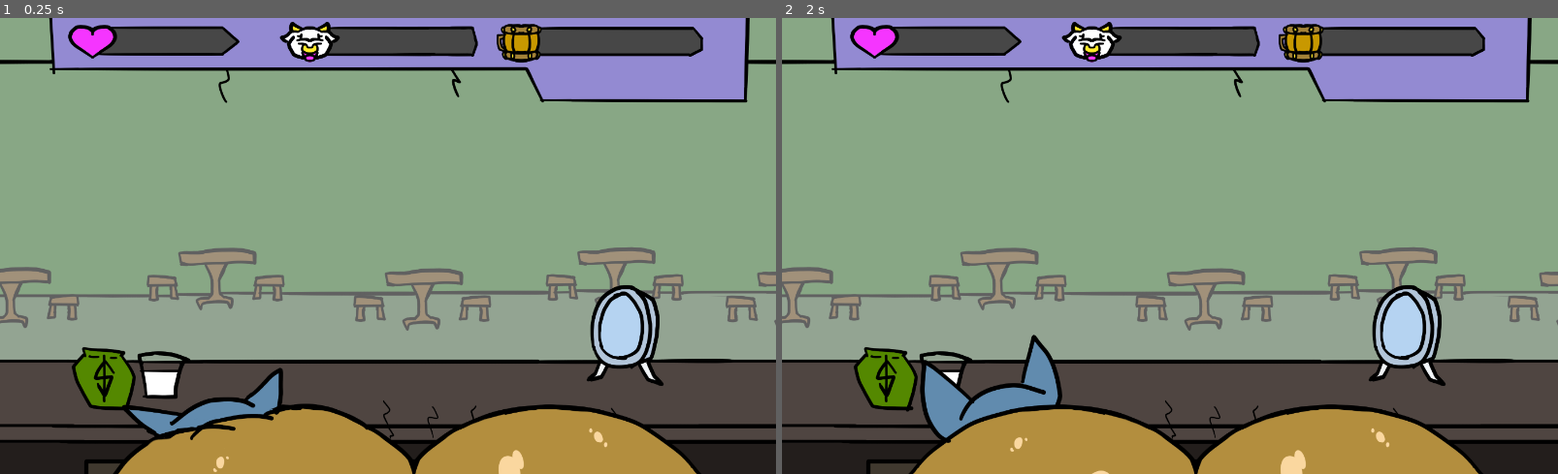
Above: before the commit, frames 1-2 (left to right).
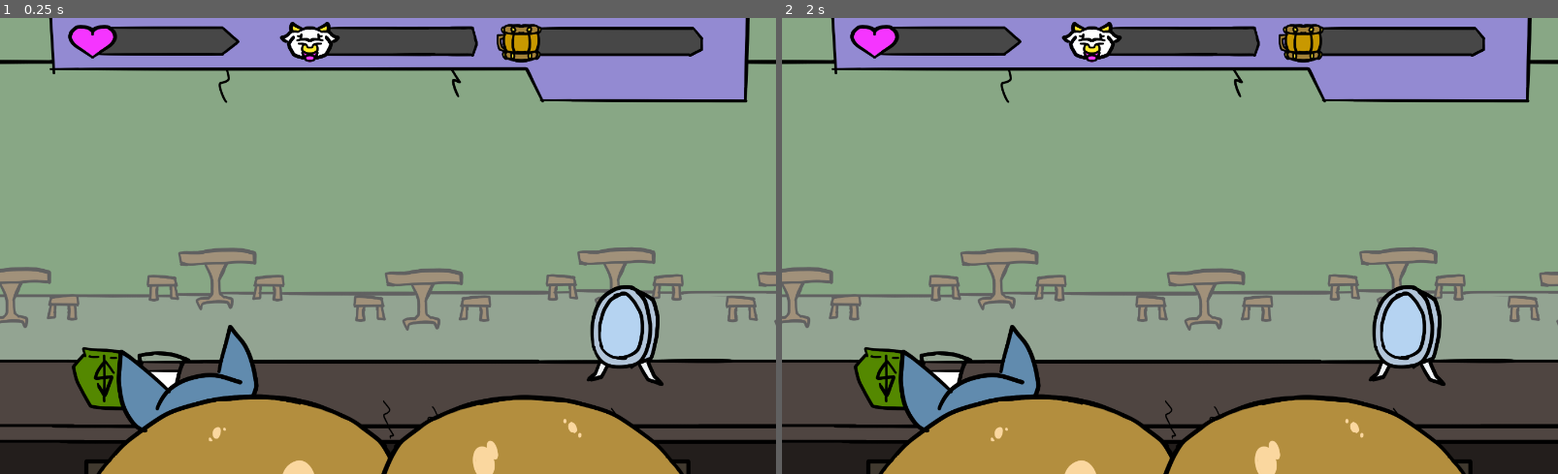
Above: after the commit, the same moments.

Repository: Yellowscar/MilkFloodV1
Game: Godot game, scene res://MainScene.tscn
Two runs of this game, one before a commit and one after it. Both use one fixed random seed, a clock stepped at 60 frames per second and the inputs below.
Inputs:
- Up to frame 1 (0.25 s): no input
- Up to frame 2 (2 s): no input

The runs differ from the first frame. In frame 1, 5.2% of the frame differs, in the area x 12-91%, y 67-100%; in frame 2, 5.1%.

Commit message:
Added seperate tits
Added assets for seperate tits. Not sure whether we should use the combined or separated sprites, might need to keep both and alternate between the two based on the situation.

Diff:
--- a/milk-flood-v-1/ProtoScene.tscn
+++ b/milk-flood-v-1/ProtoScene.tscn
@@ -23,8 +23,12 @@
 [ext_resource type="Script" uid="uid://car3xj2xfcjuu" path="res://Scripts/boob_manager.gd" id="21_8q7j2"]
 [ext_resource type="Texture2D" uid="uid://caol8q7inaejy" path="res://Yellow Resources/Player and UI Sprites/C) Tig Bitties.png" id="21_52856"]
 [ext_resource type="Texture2D" uid="uid://c4fk1d5w3ckq0" path="res://Yellow Resources/Customer Sprites/SuperThirsty/StraightFromTapCombined0001.png" id="22_kk5bw"]
+[ext_resource type="Texture2D" uid="uid://dnu7bc4n5obqr" path="res://Yellow Resources/Customer Sprites/SuperThirsty/StraightFromTap LeftTit0001.png" id="22_yik1h"]
 [ext_resource type="Texture2D" uid="uid://dhxgcxv2ply56" path="res://Yellow Resources/Customer Sprites/SuperThirsty/StraightFromTapCombined0002.png" id="23_8q7j2"]
+[ext_resource type="Texture2D" uid="uid://dvc53dah1akvj" path="res://Yellow Resources/Customer Sprites/SuperThirsty/StraightFromTap LeftTit0002.png" id="23_ikhdh"]
+[ext_resource type="Texture2D" uid="uid://bxvbr208r6b82" path="res://Yellow Resources/Milk Flood Left Tit V2.png" id="24_278yp"]
 [ext_resource type="Texture2D" uid="uid://55fps1txntqy" path="res://Yellow Resources/Customer Sprites/SuperThirsty/StraightFromTapCombined0004.png" id="24_tf888"]
+[ext_resource type="Texture2D" uid="uid://t612e5xdr41a" path="res://Yellow Resources/Player and UI Sprites/Milk Flood Right Tit.png" id="27_3oxj7"]
 
 [sub_resource type="SpriteFrames" id="SpriteFrames_52856"]
 animations = [{
@@ -76,36 +80,69 @@
 "speed": 5.0
 }]
 
+[sub_resource type="SpriteFrames" id="SpriteFrames_yik1h"]
+animations = [{
+"frames": [{
+"duration": 1.0,
+"texture": ExtResource("22_yik1h")
+}, {
+"duration": 1.0,
+"texture": ExtResource("23_ikhdh")
+}],
+"loop": true,
+"name": &"StraightFromTap1",
+"speed": 5.0
+}, {
+"frames": [{
+"duration": 1.0,
+"texture": ExtResource("24_278yp")
+}],
+"loop": true,
+"name": &"default",
+"speed": 5.0
+}]
+
+[sub_resource type="SpriteFrames" id="SpriteFrames_ikhdh"]
+animations = [{
+"frames": [{
+"duration": 1.0,
+"texture": ExtResource("27_3oxj7")
+}],
+"loop": true,
+"name": &"default",
+"speed": 5.0
+}]
+
 [sub_resource type="SpriteFrames" id="SpriteFrames_kk5bw"]
 animations = [{
 "frames": [{
 "duration": 1.0,
+"texture": ExtResource("22_kk5bw")
+}, {
+"duration": 1.0,
+"texture": ExtResource("23_8q7j2")
+}],
+"loop": true,
+"name": &"StraightFromTap1",
+"speed": 5.0
+}, {
+"frames": [{
+"duration": 1.0,
+"texture": ExtResource("22_kk5bw")
+}, {
+"duration": 1.0,
+"texture": ExtResource("24_tf888")
+}],
+"loop": true,
+"name": &"StraightFromTap2",
+"speed": 5.0
+}, {
+"frames": [{
+"duration": 1.0,
 "texture": ExtResource("21_52856")
 }],
 "loop": true,
-"name": &"Idle",
-"speed": 5.0
-}, {
-"frames": [{
-"duration": 1.0,
-"texture": ExtResource("22_kk5bw")
-}, {
-"duration": 1.0,
-"texture": ExtResource("23_8q7j2")
-}],
-"loop": true,
-"name": &"StraightFromTap1",
-"speed": 5.0
-}, {
-"frames": [{
-"duration": 1.0,
-"texture": ExtResource("22_kk5bw")
-}, {
-"duration": 1.0,
-"texture": ExtResource("24_tf888")
-}],
-"loop": true,
-"name": &"StraightFromTap2",
+"name": &"default",
 "speed": 5.0
 }]
 
@@ -135,6 +172,7 @@
 texture_under = ExtResource("2_tvyl3")
 texture_over = ExtResource("1_ppodn")
 texture_progress = ExtResource("7_i2ayp")
+metadata/_edit_use_anchors_ = true
 
 [node name="RootBeerBar" type="TextureProgressBar" parent="CanvasLayer/BarManager"]
 unique_name_in_owner = true
@@ -145,6 +183,7 @@
 rounded = true
 texture_over = ExtResource("1_ppodn")
 texture_progress = ExtResource("6_wh3a7")
+metadata/_edit_use_anchors_ = true
 
 [node name="BeerBar" type="TextureProgressBar" parent="CanvasLayer/BarManager"]
 unique_name_in_owner = true
@@ -155,6 +194,7 @@
 rounded = true
 texture_over = ExtResource("1_ppodn")
 texture_progress = ExtResource("5_tvyl3")
+metadata/_edit_use_anchors_ = true
 
 [node name="DrinkMilkBar" type="TextureProgressBar" parent="CanvasLayer/BarManager"]
 unique_name_in_owner = true
@@ -165,6 +205,7 @@
 rounded = true
 texture_over = ExtResource("1_ppodn")
 texture_progress = ExtResource("4_ausb0")
+metadata/_edit_use_anchors_ = true
 
 [node name="BestMilkBar" type="TextureProgressBar" parent="CanvasLayer/BarManager"]
 unique_name_in_owner = true
@@ -175,6 +216,7 @@
 rounded = true
 texture_over = ExtResource("1_ppodn")
 texture_progress = ExtResource("2_tksw0")
+metadata/_edit_use_anchors_ = true
 
 [node name="Sprite2D" type="AnimatedSprite2D" parent="CanvasLayer/BarManager"]
 position = Vector2(1113.5891, 74.11575)
@@ -213,12 +255,25 @@
 frame_progress = 0.25990984
 
 [node name="BoobManager" type="Node2D" parent="CanvasLayer"]
+position = Vector2(695, 929)
 script = ExtResource("21_8q7j2")
 
+[node name="Left Tit" type="AnimatedSprite2D" parent="CanvasLayer/BoobManager"]
+unique_name_in_owner = true
+position = Vector2(-253, -71)
+scale = Vector2(0.616, 0.616)
+sprite_frames = SubResource("SpriteFrames_yik1h")
+animation = &"StraightFromTap1"
+
+[node name="Right Tit" type="AnimatedSprite2D" parent="CanvasLayer/BoobManager"]
+unique_name_in_owner = true
+position = Vector2(270, -9)
+scale = Vector2(0.616, 0.616)
+sprite_frames = SubResource("SpriteFrames_ikhdh")
+
 [node name="Combined Boob" type="AnimatedSprite2D" parent="CanvasLayer/BoobManager"]
 unique_name_in_owner = true
-position = Vector2(736, 879.00006)
+visible = false
+position = Vector2(9, -8)
 scale = Vector2(0.6164295, 0.6164295)
 sprite_frames = SubResource("SpriteFrames_kk5bw")
-animation = &"StraightFromTap1"
-frame_progress = 0.32893923
--- a/milk-flood-v-1/Scripts/boob_manager.gd
+++ b/milk-flood-v-1/Scripts/boob_manager.gd
@@ -1,10 +1,11 @@
 extends Node2D
 
 @onready var ComboBoob = %"Combined Boob"
-
+@onready var LeftTit = %"Left Tit"
+@onready var RightTit = %"Right Tit"
 # Called when the node enters the scene tree for the first time.
 func _ready() -> void:
-	%"Combined Boob".play("StraightFromTap1")
+	pass
 
 # Called every frame. 'delta' is the elapsed time since the previous frame.
 func _process(delta: float) -> void:
Not shown: 1 places in milk-flood-v-1/ProtoScene.tscn that only renumber resources
Binary file added: milk-flood-v-1/Yellow Resources/Customer Sprites/SuperThirsty/StraightFromTap LeftTit0001.png
Not shown, added: milk-flood-v-1/Yellow Resources/Customer Sprites/SuperThirsty/StraightFromTap LeftTit0001.png.import
Binary file added: milk-flood-v-1/Yellow Resources/Customer Sprites/SuperThirsty/StraightFromTap LeftTit0002.png
Not shown, added: milk-flood-v-1/Yellow Resources/Customer Sprites/SuperThirsty/StraightFromTap LeftTit0002.png.import
Binary file added: milk-flood-v-1/Yellow Resources/Milk Flood Left Tit V2.png
Not shown, added: milk-flood-v-1/Yellow Resources/Milk Flood Left Tit V2.png.import
